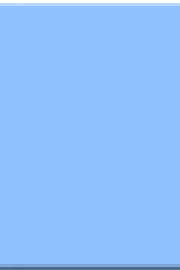
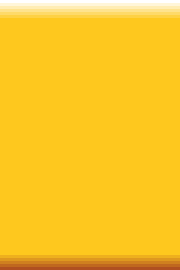
The second 180 × 270 image is a revision of the first. Changes to its layers:
renamed "Ebene 1" to "Ebene 2", painted on it over (x1=0, y1=0, x2=180, y2=270)
renamed (unnamed layer) to "Hintergrundebene", painted on it over (x1=0, y1=0, x2=180, y2=270)
